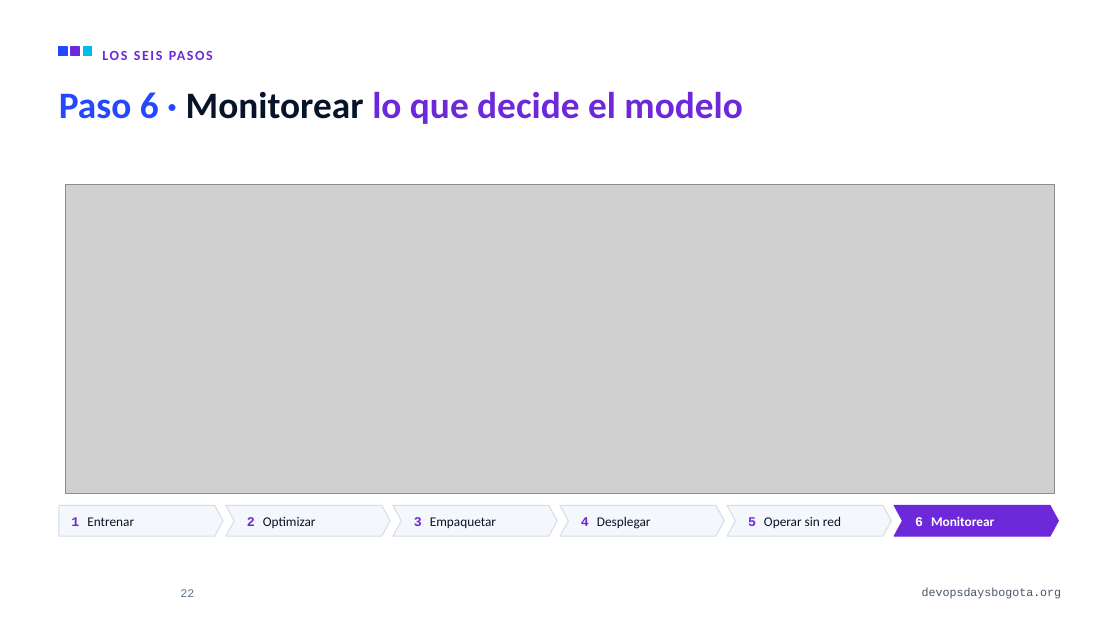
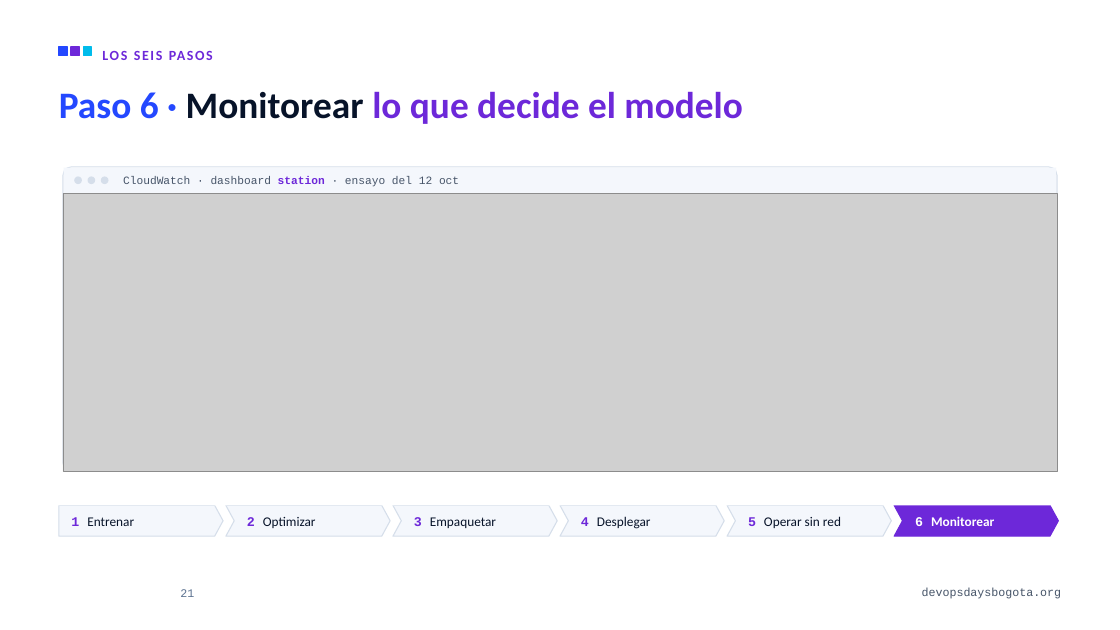
Before and after one commit to alejandro945/mlops-a-ciegas, a slide deck: slide 21 of talk/MLOps-a-ciegas-DevOpsDays-Bogota-2026.pptx (slide 22 before the commit). Drawn at 1120x630 pixels with LibreOffice and Linux fonts; fonts in the diff are those of the drawing; grey boxes stand for pictures; background and template pictures are left out. Boxes give left, top, right and bottom in pixels: in the first picture for what was removed or moved away, otherwise in the second. Text is boxed around its words. In the diff, an @@ line names an element or a change of style, - is before the commit and + after.

```diff
--- a/talk/MLOps-a-ciegas-DevOpsDays-Bogota-2026.pptx
+++ b/talk/MLOps-a-ciegas-DevOpsDays-Bogota-2026.pptx
@@ group added at box(0, 133, 1120, 505): 4 rounded rectangles, 2 rectangles, 1 text @@
+CloudWatch · dashboard station · ensayo del 12 oct
@@ picture: place and size @@
-picture at box(66, 185, 1055, 493)
+picture at box(63, 193, 1057, 471)
@@ picture removed at box(66, 187, 546, 434) @@
@@ picture removed at box(69, 185, 171, 277) @@
@@ picture removed at box(497, 185, 1055, 434) @@
@@ page number at box(180, 589, 194, 597): text changed @@
-22
+21
```
Also in this commit, not shown: 8 other slides changed, 2 slides added, 3 slides removed, 15 other files.
